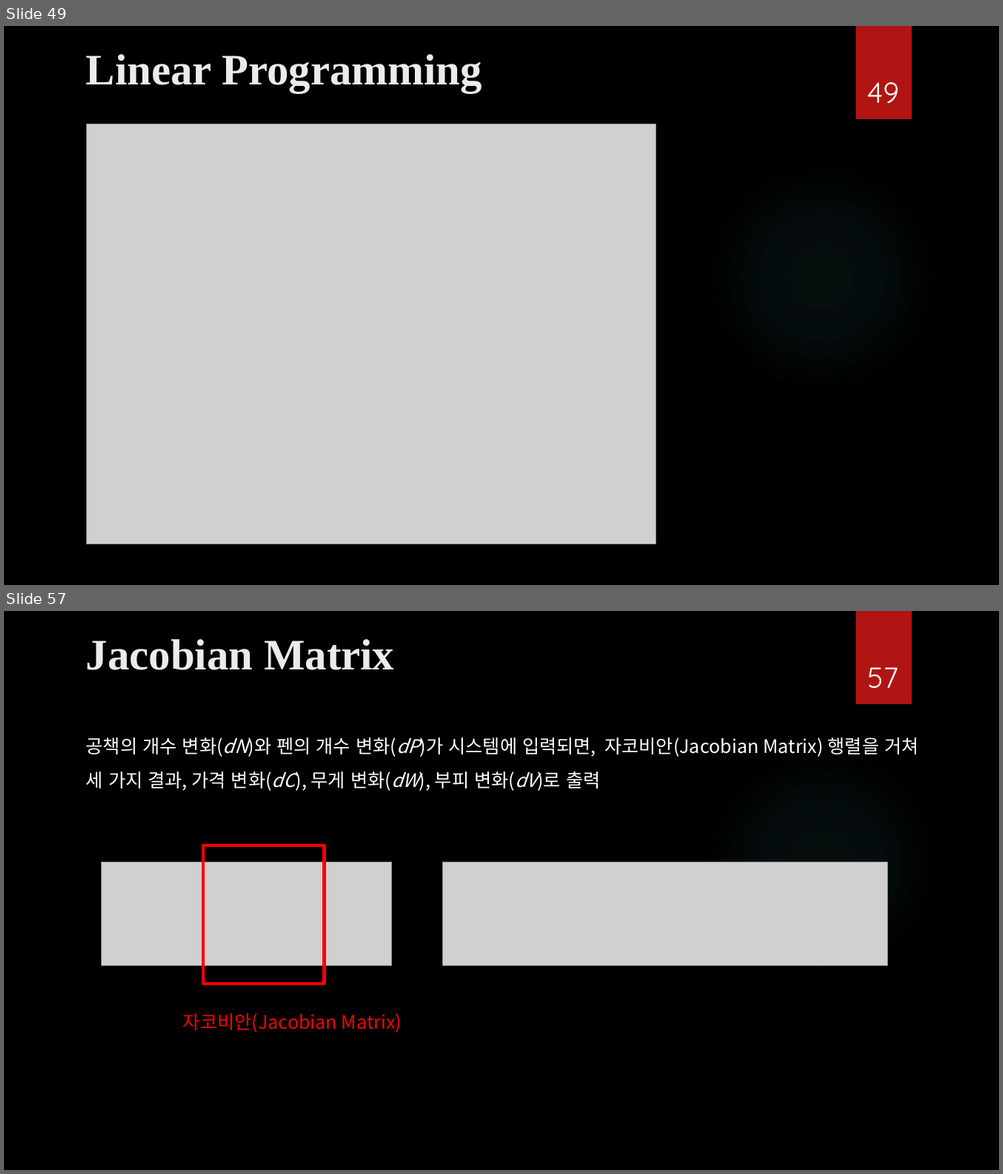
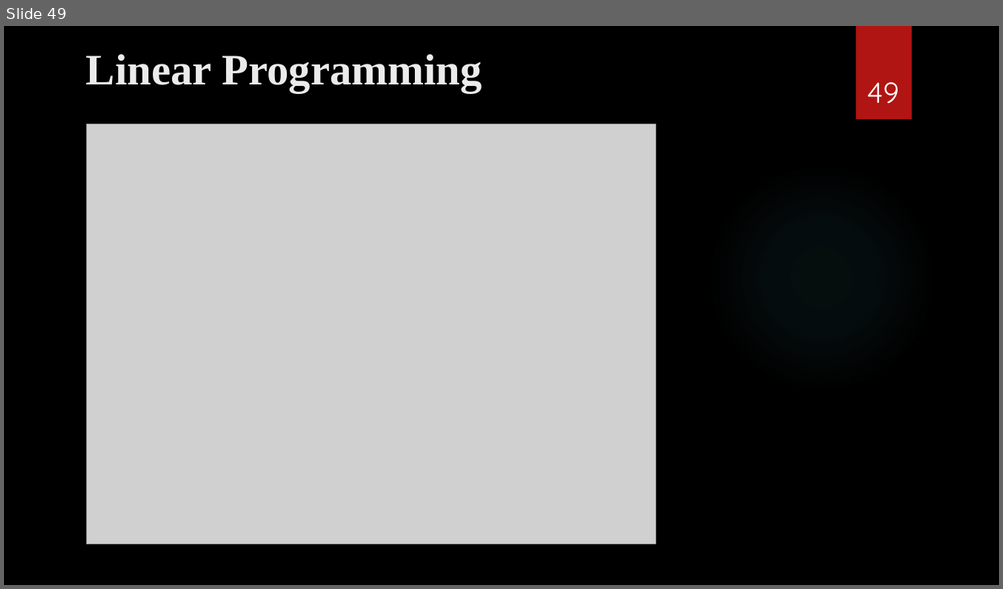
Before and after one commit to ancestor9/mathematics-for-machine-learning, a slide deck: Calculus/Modeling_Simulation_1.pptx. Shown one above the other, each under a label of ours: slides 49 and 57 before the commit, slide 49 after it; the slides between them are not shown. The pictures are 1003x1174 and 1003x589 pixels, drawn with LibreOffice and Linux fonts; fonts in the diff are those of the drawing; grey boxes stand for pictures; background and template pictures are left out. Boxes give left, top, right and bottom in pixels: in the first picture for what was removed or moved away, otherwise in the second. Text is boxed around its words. In the diff, an @@ line names an element or a change of style, - is before the commit and + after.

```diff
--- a/Calculus/Modeling_Simulation_1.pptx
+++ b/Calculus/Modeling_Simulation_1.pptx
@@ slide 57 removed at box(4, 611, 999, 1170), background picture (left out); not listed: 2 template elements that a slide beside it also shows @@
@@ title removed at box(86, 639, 394, 670) @@
-Jacobian Matrix
@@ page number removed at box(867, 667, 898, 688) @@
-57
@@ text removed at box(86, 738, 918, 791) @@
-공책의 개수 변화(dN)와 펜의 개수 변화(dP)가 시스템에 입력되면, 자코비안(Jacobian Matrix) 행렬을 거쳐 세 가지 결과, 가격 변화(dC), 무게 변화(dW), 부피 변화(dV)로 출력
@@ rectangle removed at box(203, 846, 325, 984) @@
@@ picture removed at box(102, 863, 392, 966) @@
@@ picture removed at box(443, 863, 888, 966) @@
@@ text removed at box(183, 1014, 401, 1033) @@
-자코비안(Jacobian Matrix)
```
Also in this commit, not shown: 8 slides changed, 10 other slides removed, 1 other file.
